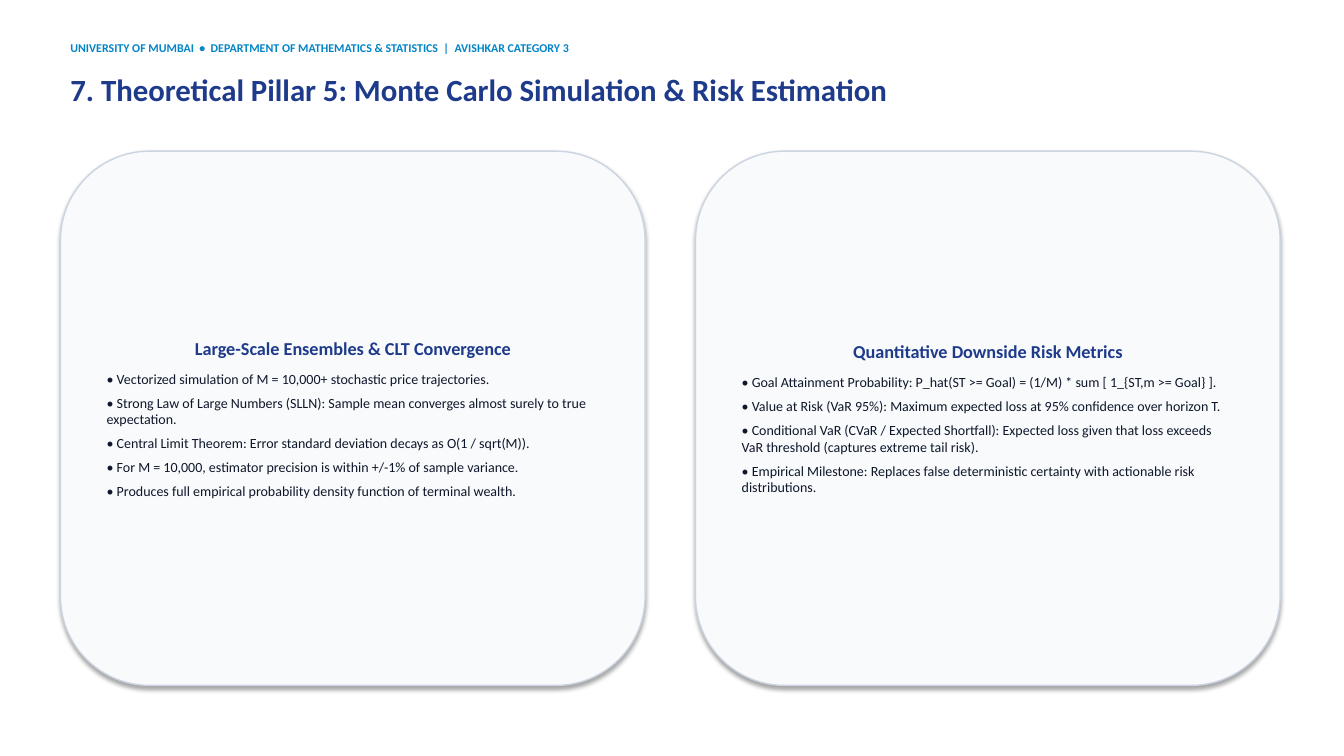
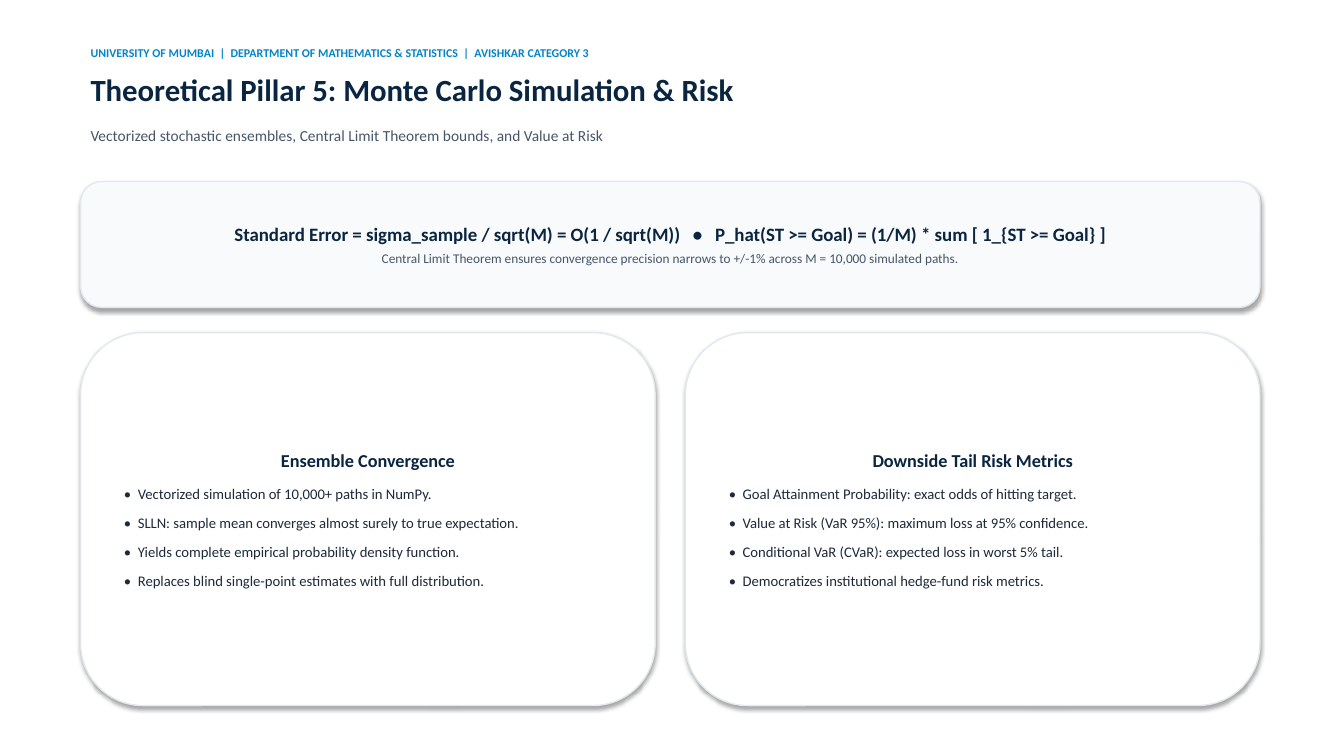
Before and after one commit to AlmightyXZen/Financial-Decision-Support-System, a slide deck: slide 8 of presentation/FDSS_Seminar_Presentation.pptx. Drawn at 1344x756 pixels with LibreOffice and Linux fonts; fonts in the diff are those of the drawing. Boxes give left, top, right and bottom in pixels: in the first picture for what was removed or moved away, otherwise in the second. Text is boxed around its words. In the diff, an @@ line names an element or a change of style, - is before the commit and + after.

Commit message:
style(presentation): redesign slides with LaTeX aesthetic, equation heroes, and natural human script

```diff
--- a/presentation/FDSS_Seminar_Presentation.pptx
+++ b/presentation/FDSS_Seminar_Presentation.pptx
@@ text at (x1=91, y1=49, x2=589, y2=57): text changed @@
-UNIVERSITY OF MUMBAI • DEPARTMENT OF MATHEMATICS & STATISTICS | AVISHKAR CATEGORY 3
+UNIVERSITY OF MUMBAI | DEPARTMENT OF MATHEMATICS & STATISTICS | AVISHKAR CATEGORY 3
@@ text at (x1=91, y1=79, x2=734, y2=102): text changed; text colour #1E3A8A to #0A2540 @@
-7. Theoretical Pillar 5: Monte Carlo Simulation & Risk Estimation
+Theoretical Pillar 5: Monte Carlo Simulation & Risk
@@ text added at (x1=91, y1=130, x2=603, y2=143), 11 pt, text #475569 @@
+Vectorized stochastic ensembles, Central Limit Theorem bounds, and Value at Risk
@@ rounded rectangle "Standard Error = sigma_sample / ..." resized from (x1=696, y1=151, x2=1280, y2=686) to (x1=81, y1=181, x2=1260, y2=308) @@
@@ rounded rectangle "Standard Error = sigma_sample / ..." at (x1=81, y1=181, x2=1260, y2=308): outline #CBD5E1 1 pt to #E2E8F0 1 pt @@
@@ text in rounded rectangle at (x1=234, y1=227, x2=1095, y2=266): text changed; size 10 to 9.5 pt; text colour #0F172A to #475569 @@
-Quantitative Downside Risk Metrics
-• Goal Attainment Probability: P_hat(ST >= Goal) = (1/M) * sum [ 1_{ST,m >= Goal} ].
-• Value at Risk (VaR 95%): Maximum expected loss at 95% confidence over horizon T.
-• Conditional VaR (CVaR / Expected Shortfall): Expected loss given that loss exceeds VaR threshold (captures extreme tail risk).
-• Empirical Milestone: Replaces false deterministic certainty with actionable risk distributions.
+Standard Error = sigma_sample / sqrt(M) = O(1 / sqrt(M)) • P_hat(ST >= Goal) = (1/M) * sum [ 1_{ST >= Goal} ]
+Central Limit Theorem ensures convergence precision narrows to +/-1% across M = 10,000 simulated paths.
@@ rounded rectangle "Ensemble Convergence" resized from (x1=60, y1=151, x2=645, y2=686) to (x1=81, y1=333, x2=655, y2=706) @@
@@ rounded rectangle "Ensemble Convergence" at (x1=81, y1=333, x2=655, y2=706): fill #F8FAFC to #FFFFFF; outline #CBD5E1 1 pt to #E2E8F0 1 pt @@
@@ rounded rectangle added at (x1=686, y1=333, x2=1260, y2=706), fill #FFFFFF, outline #E2E8F0 1 pt, 10.5 pt, text #1E293B @@
+Downside Tail Risk Metrics
+• Goal Attainment Probability: exact odds of hitting target.
+• Value at Risk (VaR 95%): maximum loss at 95% confidence.
+• Conditional VaR (CVaR): expected loss in worst 5% tail.
+• Democratizes institutional hedge-fund risk metrics.
@@ text in rounded rectangle at (x1=138, y1=454, x2=518, y2=589): text changed; size 10 to 10.5 pt; text colour #0F172A to #1E293B @@
-Large-Scale Ensembles & CLT Convergence
-• Vectorized simulation of M = 10,000+ stochastic price trajectories.
-• Strong Law of Large Numbers (SLLN): Sample mean converges almost surely to true expectation.
-• Central Limit Theorem: Error standard deviation decays as O(1 / sqrt(M)).
-• For M = 10,000, estimator precision is within +/-1% of sample variance.
-• Produces full empirical probability density function of terminal wealth.
+Ensemble Convergence
+• Vectorized simulation of 10,000+ paths in NumPy.
+• SLLN: sample mean converges almost surely to true expectation.
+• Yields complete empirical probability density function.
+• Replaces blind single-point estimates with full distribution.
```
Also in this commit, not shown: 7 other slides changed, 2 slides added, 2 slides removed, 4 other files.
